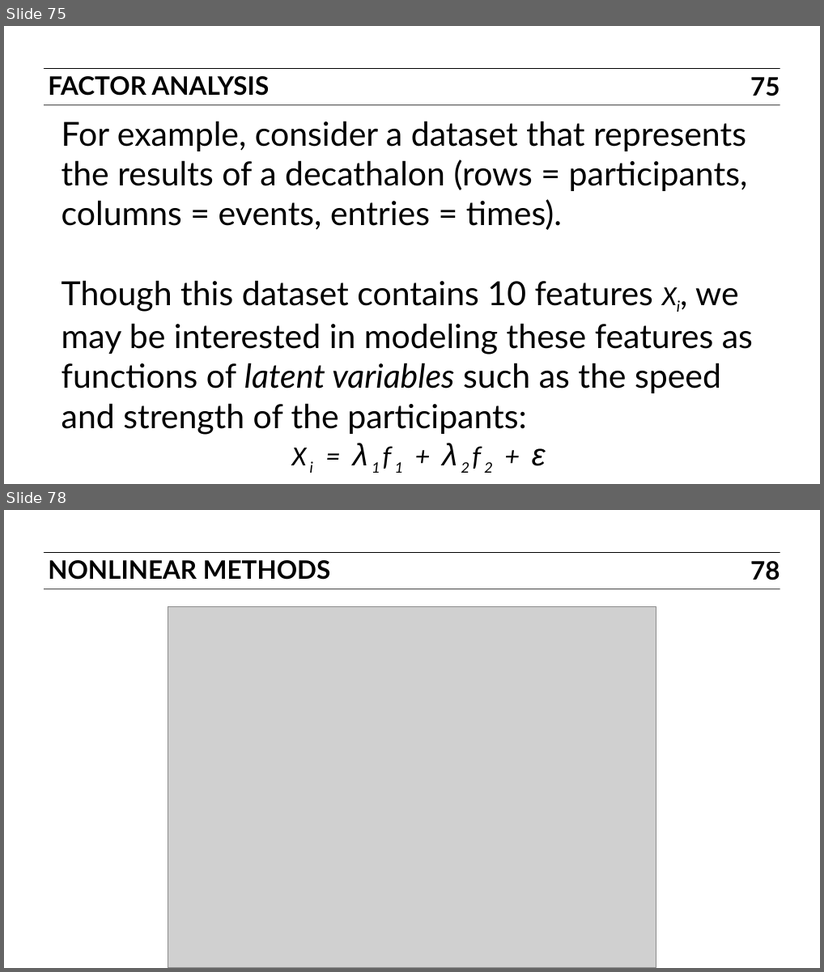
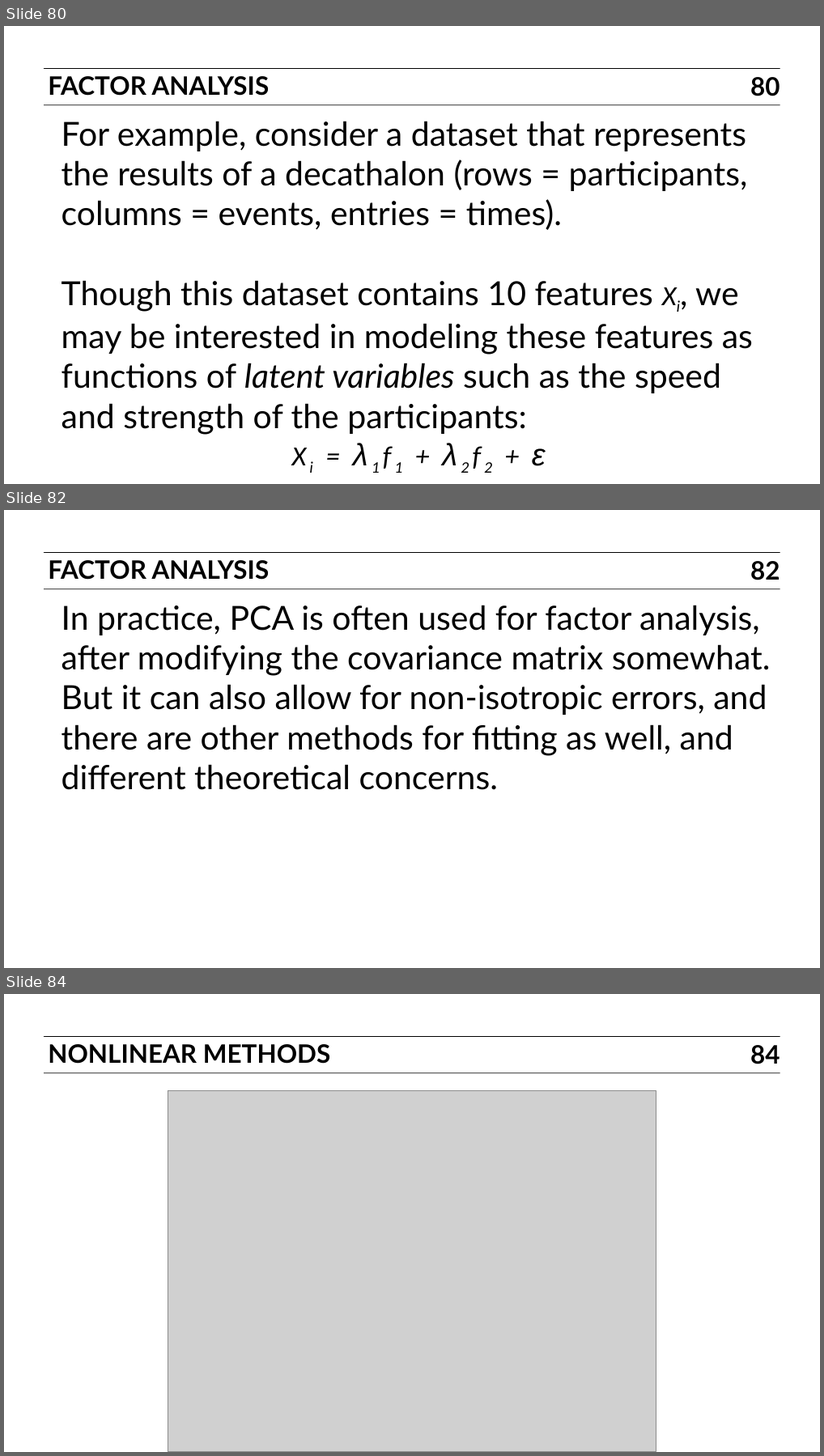
Before and after one commit to ajschumacher/gadsdc, a slide deck: 17-dim_reduc/slides.pptx. Shown one above the other, each under a label of ours: slides 75 and 78 before the commit, slides 80, 82 and 84 after it; the slides between them are not shown. The pictures are 824x972 and 824x1456 pixels, drawn with LibreOffice and Linux fonts; fonts in the diff are those of the drawing; grey boxes stand for pictures. Boxes give left, top, right and bottom in pixels: in the first picture for what was removed or moved away, otherwise in the second. Text is boxed around its words. In the diff, an @@ line names an element or a change of style, - is before the commit and + after.

```diff
--- a/17-dim_reduc/slides.pptx
+++ b/17-dim_reduc/slides.pptx
@@ slide 82 added at (4, 510, 820, 968), background #FFFFFF; not listed: 2 template elements that a slide beside it also shows @@
@@ text added at (48, 560, 270, 580), 23 pt, text #000000, bold @@
+FACTOR ANALYSIS
@@ page number added at (751, 561, 780, 580), 23 pt, text #000000, bold @@
+82
@@ text added at (62, 605, 771, 756), 30 pt, text #000000 @@
+In practice, PCA is often used for factor analysis, after modifying the covariance matrix somewhat. But it can also allow for non-isotropic errors, and there are other methods for fitting as well, and different theoretical concerns.
@@ what was slide 75 is now slide 80 @@
@@ page number at (751, 77, 780, 96): text changed @@
-75
+80
@@ what was slide 78 is now slide 84 @@
@@ page number at (751, 1045, 780, 1064): text changed @@
-78
+84
```
Also in this commit, not shown: 11 slides changed, 9 other slides added, 1 other file.
